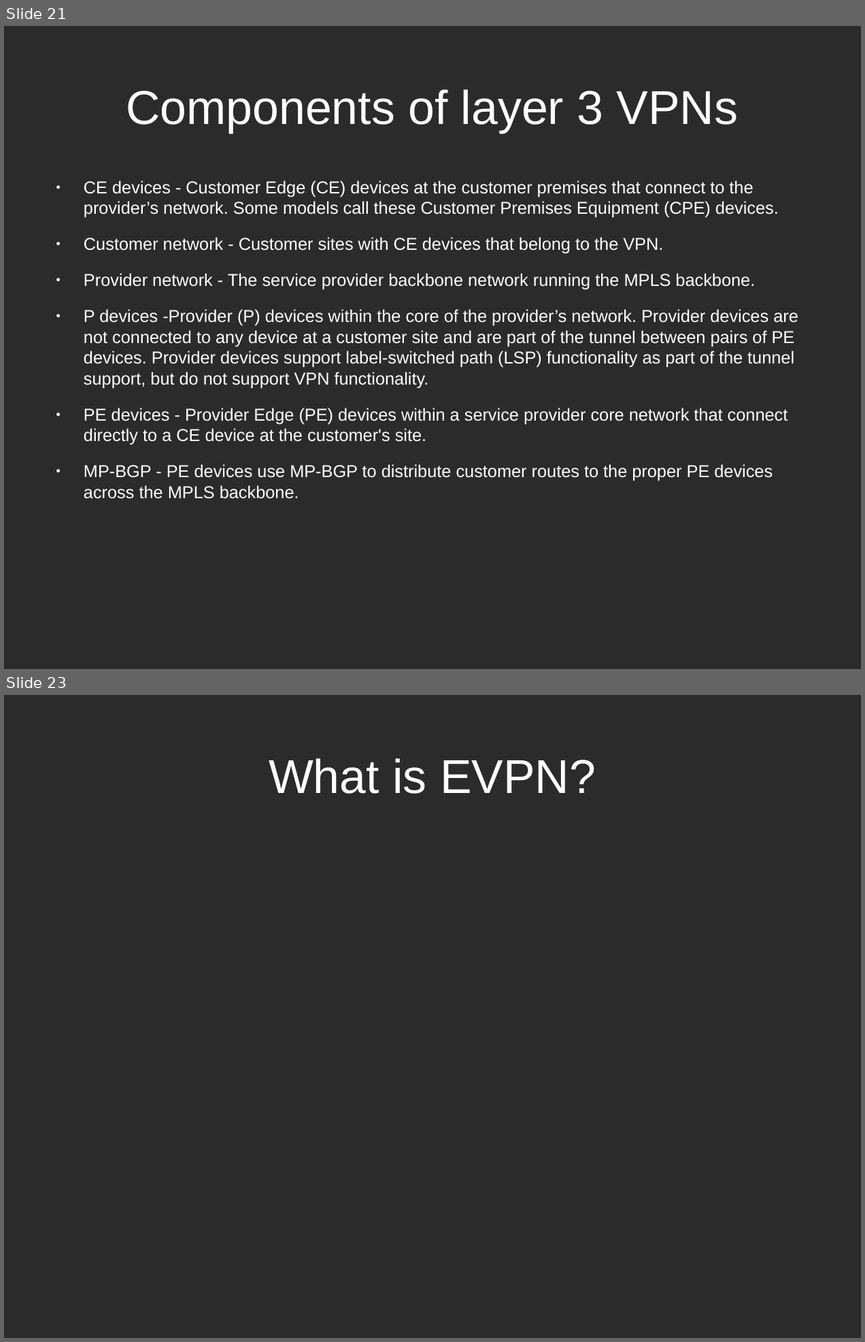
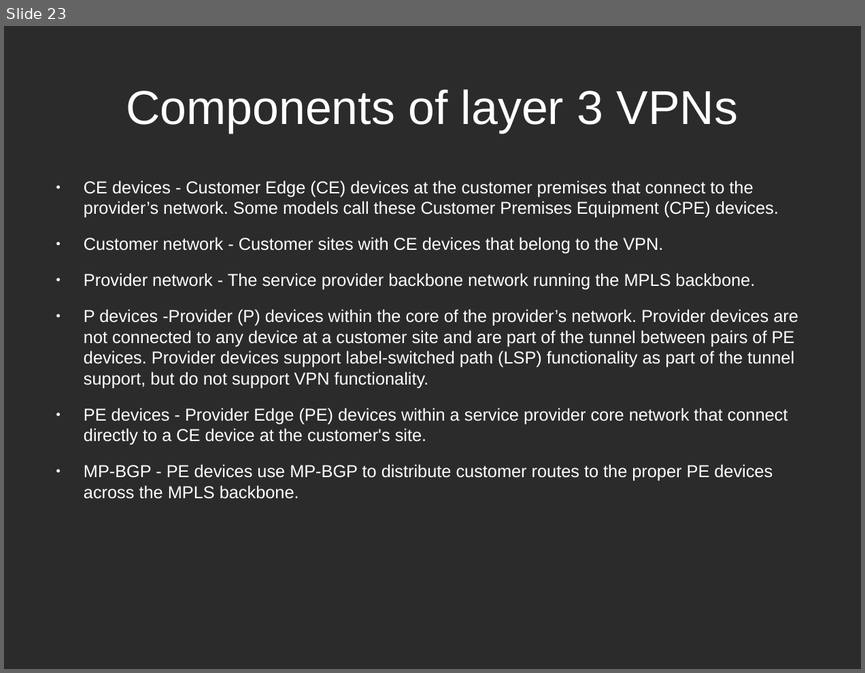
Before and after one commit to hoangphuocbk/tungsten-document, a slide deck: Networking-Tungsten.odp. Shown one above the other, each under a label of ours: slides 21 and 23 before the commit, slide 23 after it; the slides between them are not shown. The pictures are 865x1342 and 865x673 pixels, drawn with LibreOffice and Linux fonts; fonts in the diff are those of the drawing; background and template pictures are left out; a plain dark background stands for a picture behind light text. Boxes give left, top, right and bottom in pixels: in the first picture for what was removed or moved away, otherwise in the second. Text is boxed around its words. In the diff, an @@ line names an element or a change of style, - is before the commit and + after.

Commit message:
update EVPN

```diff
--- a/Networking-Tungsten.odp
+++ b/Networking-Tungsten.odp
@@ slide 23 removed at <box>4,695,861,1338</box>, background picture (left out) @@
@@ title removed at <box>269,758,596,794</box> @@
-What is EVPN?
@@ what was slide 21 is now slide 23 @@
```
Also in this commit, not shown: 2 slides changed, 9 slides added.
